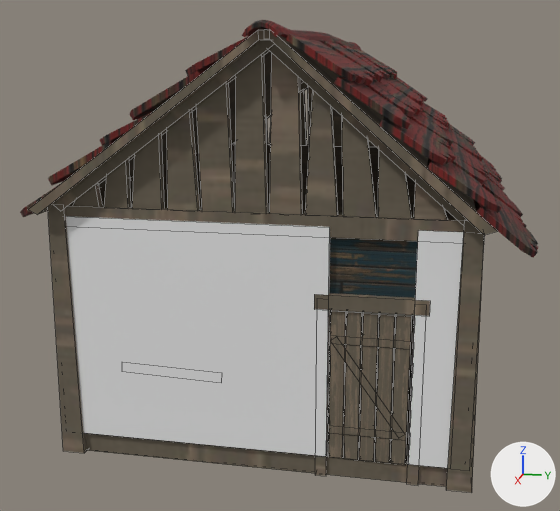
Two versions of the OBJ model res/models/House.obj, one commit apart.
Camera for both pictures: a 50 mm lens placed at (23.96, 3.07, 10.55), pointed at (-2.34, -2.19, 3.97). Arrows for +X, +Y and +Z are at lower right; the lights stay in place. Mesh edges are drawn as thin lines on the coarser meshes. Where no turn or scale is listed for an object, it has been applied to the vertices.

The first picture shows 'Door_Cube.069', 'Roof_Cube.033', 'Wall_Cube.034', 'WoodArmature_Cube.040', 'cBox_House.002_Cube.098', 'cBox_House.003_Cube.099'.
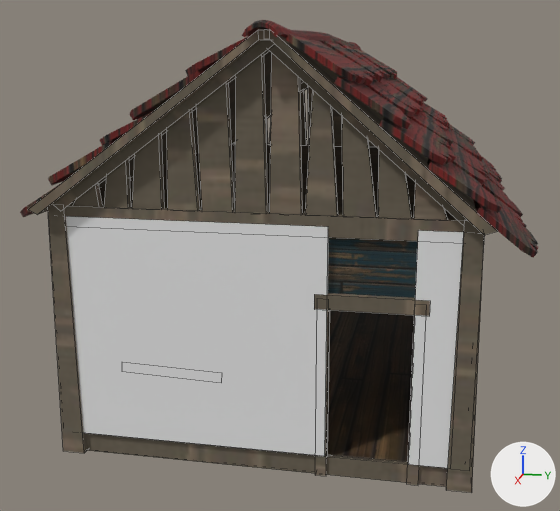
Diff of the bpy script that builds the scene:
```diff
--- a/res/models/House.obj.py
+++ b/res/models/House.obj.py
@@ me_cbox_house_002_cube_098 @@
 # used by ob_cbox_house_002_cube_098; location = (0.0, 0.0, 0.0)
-me_cbox_house_002_cube_098.from_pydata(...)  # 8 vertices, 6 faces; spans x 5.07..5.55, y -6.69..0.62, z 0.59..6.72
+me_cbox_house_002_cube_098.from_pydata(...)  # 8 vertices, 6 faces; spans x 5.07..5.55, y -6.77..0.59, z 0.59..6.72
+# me_cbox_house_002_cube_098 part 1: the whole mesh is rebuilt
 me_cbox_house_002_cube_098.materials.append(mat_none)
@@ ob_door_cube_069 @@
-ob_door_cube_069 = bpy.data.objects.new('Door_Cube.069', me_door_cube_069)
-ob_door_cube_069.location = (0.0, 0.0, 0.0)
```

Pixel boxes [x1, y1, x2, y2] of what changed, in the pictures (560 x 511 px):
'cBox_House.002_Cube.098', reshaped: before [66, 216, 331, 456]; after [66, 216, 329, 456]
'Door_Cube.069', deleted (brown): before [328, 310, 412, 465]
'Base.001_Cube.036', unchanged, uncovered by the edit: before [343, 313, 414, 462]; after [328, 310, 414, 462]
